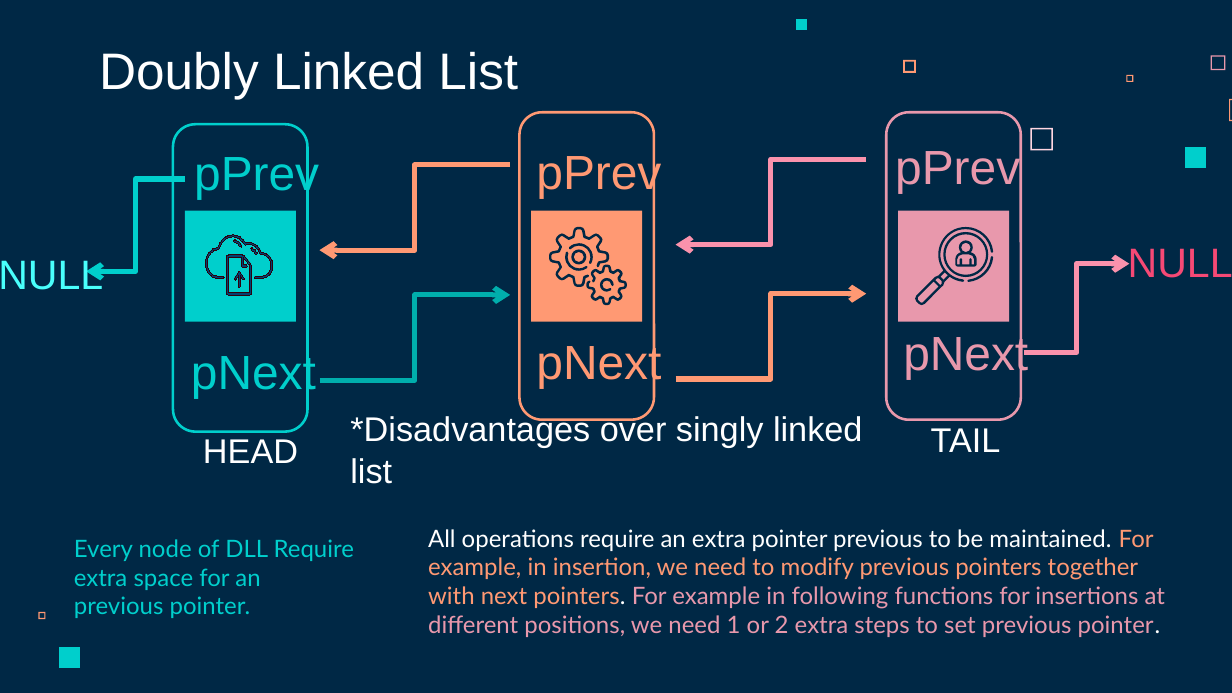
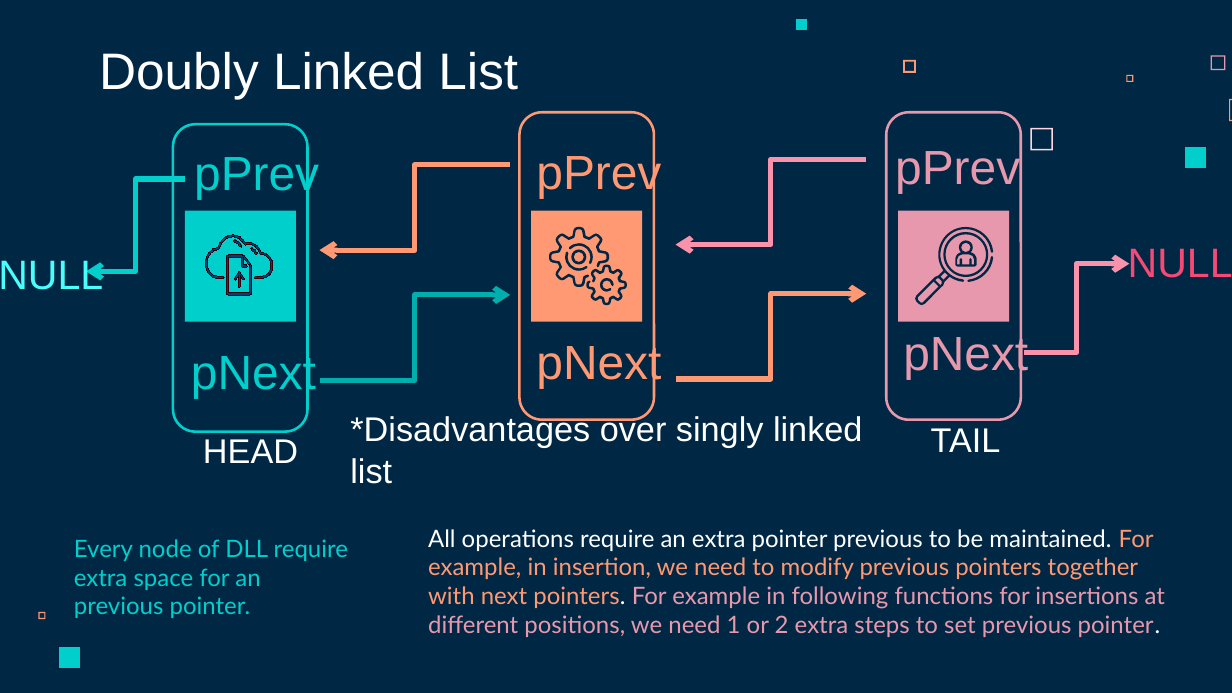
Before and after one commit to vyphotphet100/DLL-CLL, a slide deck: slide 4 of DoublyCircular-LinkedList.pptx. Drawn at 1232x693 pixels with LibreOffice and Linux fonts; fonts in the diff are those of the drawing. Boxes give left, top, right and bottom in pixels: in the first picture for what was removed or moved away, otherwise in the second. Text is boxed around its words. In the diff, an @@ line names an element or a change of style, - is before the commit and + after.

```diff
--- a/DoublyCircular-LinkedList.pptx
+++ b/DoublyCircular-LinkedList.pptx
@@ subtitle at [74, 539, 348, 618]: text changed @@
-Every node of DLL Require extra space for an previous pointer.
+Every node of DLL require extra space for an previous pointer.
```
Also in this commit, not shown: 1 other slide changed, 10 other files.
